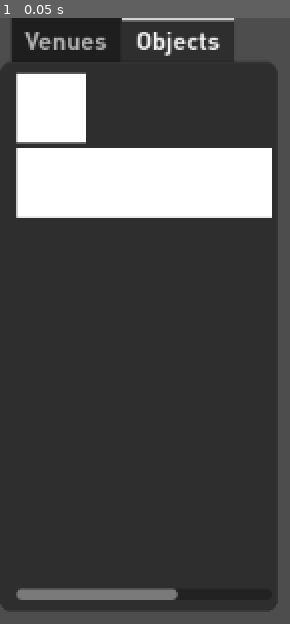
Above: before the commit, frame 1.
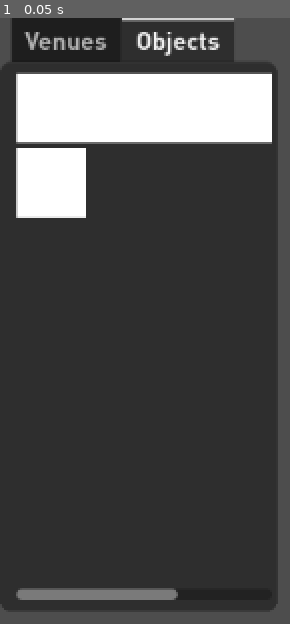
Above: after the commit, the same moment.

Repository: NeptunesOrca/Barcino
Game: Godot game, scene res://main.tscn
The game is run twice, just before and just after one commit, with the same random seed, the same clock (stepped at 60 frames per second) and the same inputs. The project has no main scene, so this scene is started directly. The engine's default icon, where the game draws it, is replaced by a stand-in: a white triangle on a blue panel in a dark square.
Inputs:
- Up to frame 1 (0.05 s): no input

The runs differ from the first frame. In frame 1, 15% of the frame differs, in the area x 29-94%, y 8-34%.

Commit message:
Totally busted Implemented everything from testing, but we're getting wacky duplicating things, I really don't understand it. Might have to try from scratch (or close to)

Diff:
--- a/Scripts/Objects/DraggableObject.gd
+++ b/Scripts/Objects/DraggableObject.gd
@@ -2,7 +2,10 @@
 class_name DraggableObject
 ## The base class for any object that can be dragged around a layout. Extended by things such as tables, chairs, etc.
 ##
-##
+## This is the base class for objects that are draggable, such as tables, chairs, speakers, etc.
+## NOTE: for this system to work, the layout layer has to be the same or greater than the menu layer. Otherwise, won't be able to pick up objects from the layout
+## [br]NOTE: for this system to work, the menu layer has to be the same or greater as the layout layer. Otherwise, won't be able to pick up objects from the menu
+## i.e. The menu and layout have to have the same layer value
 
 # needed groupnames
 #menuGroupName -> ControlMenu.objectMenuGroupName
@@ -36,7 +39,7 @@
 
 #region Layout Properties
 ## The current layout, i.e. [Venue] that the object will be added to
-var layout
+var layout : Venue
 ## An enumeration for clarity within the code
 enum LayoutExists {FALSE, TRUE}
 #endregion
@@ -168,7 +171,10 @@
 		# Reparent object to the menu, so that the ScrollContainer for the Object Menu won't clip it during the drag
 		# Ensure that the menuParent is not changed during this
 		if startedInMenu:
-			objectMenuScrollContainer.clip_contents = false # this is super janky, I'd rather have something better
+			adjustScaleToMatchLayout()
+			calculateMenuOffsets()
+			print("Dragging node: ",self)
+			#objectMenuScrollContainer.clip_contents = false # this is super janky, I'd rather have something better
 	#endregion
 
 ## Built-in function that is called every time there is an input for this object
@@ -183,7 +189,12 @@
 
 	# For objects that have been pulled from the menu
 	if startedInMenu:
-		pass
+		#objectMenuScrollContainer.clip_contents = true #this is also super janky, I'd like to come up with something better but that can wait
+		if (menuParentNode == null):
+			findMenuParent()
+		revertScaleFromLayout()
+		putInLayout()
+		repopulateMenu()
 
 	# Delete objects that end their drag in invalid locations
 	if (endedInDeletionArea()):
@@ -214,29 +225,57 @@
 #region Adjustments for when starting within a menu
 #region Pre-Drag Adjustments
 func adjustScaleToMatchLayout():
-	pass
+	return
+	self.size *= layout.get_scale()
 
 func calculateMenuOffsets():
-	pass
+	return
+	var mouse_pos = get_viewport().get_mouse_position()
+	menuOffset = mouse_pos - self.get_local_mouse_position()
+	#NOTE: This may need some rejiggering later
+
 #endregion
 
 #region Post-Drag Adjustments
+func revertScaleFromLayout():
+	return
+	self.size /= layout.get_scale()
+
 func putInLayout():
 	changeOwnerToLayout()
 	adjustTransformLocationForLayout()
 
 func changeOwnerToLayout():
-	#deparent the object so that is can be added as a  child to something else
+	#deparent the object so that is can be added as a child to something else
+	#we could use menuParentNode, but this is more reliable, as it will work no matter what structure we have, whether it's the same or not
 	self.get_parent().remove_child(self)
 	# make the object a child of the layout
 	layout.add_child(self)
 
+func repopulateMenu():
+	checkLayout()
+
+	#recreate @ start location in menu
+	var copiedNode : DraggableObject = self.duplicate()
+	menuParentNode.add_child(copiedNode)
+	copiedNode.findMenuParent()
+	print("These nodes: ",self,copiedNode)
+	print("Parents nodes: ",menuParentNode.get_children())
+
 func adjustTransformLocationForLayout():
+	return
 	var layoutOffset = layout.get_offset()
 	var layoutScale = layout.get_scale()
 
-	#account for the position the object was pull from in the menu
-	self.position
-#endregion
-#endregion
-#endregion
+	#account for the position the object was pulled from in the menu
+	self.position.x += menuOffset.x
+	self.position.y += menuOffset.y
+	#account for layout offset from the mouse position
+	self.position.x -= layoutOffset.x
+	self.position.y -= layoutOffset.y
+	#account for layout scale
+	self.position.x /= layoutScale.x
+	self.position.y /= layoutScale.y
+#endregion
+#endregion
+#endregion
--- a/main.tscn
+++ b/main.tscn
@@ -182,19 +182,22 @@
 [node name="VBoxContainer" type="VBoxContainer" parent="MenuCanvasLayer/ControlMenu/Objects"]
 layout_mode = 2
 
-[node name="ColorRect" type="ColorRect" parent="MenuCanvasLayer/ControlMenu/Objects/VBoxContainer" node_paths=PackedStringArray("objectMenuScrollContainer")]
-custom_minimum_size = Vector2(50, 50)
-layout_mode = 2
-size_flags_horizontal = 0
-script = ExtResource("8_44xfp")
-objectMenuScrollContainer = NodePath("../..")
-
 [node name="ColorRect2" type="ColorRect" parent="MenuCanvasLayer/ControlMenu/Objects/VBoxContainer" node_paths=PackedStringArray("objectMenuScrollContainer")]
 clip_contents = true
 custom_minimum_size = Vector2(300, 50)
 layout_mode = 2
 script = ExtResource("8_44xfp")
 objectMenuScrollContainer = NodePath("../..")
+
+[node name="VFlowContainer" type="VFlowContainer" parent="MenuCanvasLayer/ControlMenu/Objects/VBoxContainer"]
+layout_mode = 2
+
+[node name="ColorRect" type="ColorRect" parent="MenuCanvasLayer/ControlMenu/Objects/VBoxContainer/VFlowContainer" node_paths=PackedStringArray("objectMenuScrollContainer")]
+custom_minimum_size = Vector2(50, 50)
+layout_mode = 2
+size_flags_horizontal = 0
+script = ExtResource("8_44xfp")
+objectMenuScrollContainer = NodePath("../../..")
 
 [node name="Venue" type="CanvasLayer" parent="."]
 offset = Vector2(500, 200)
